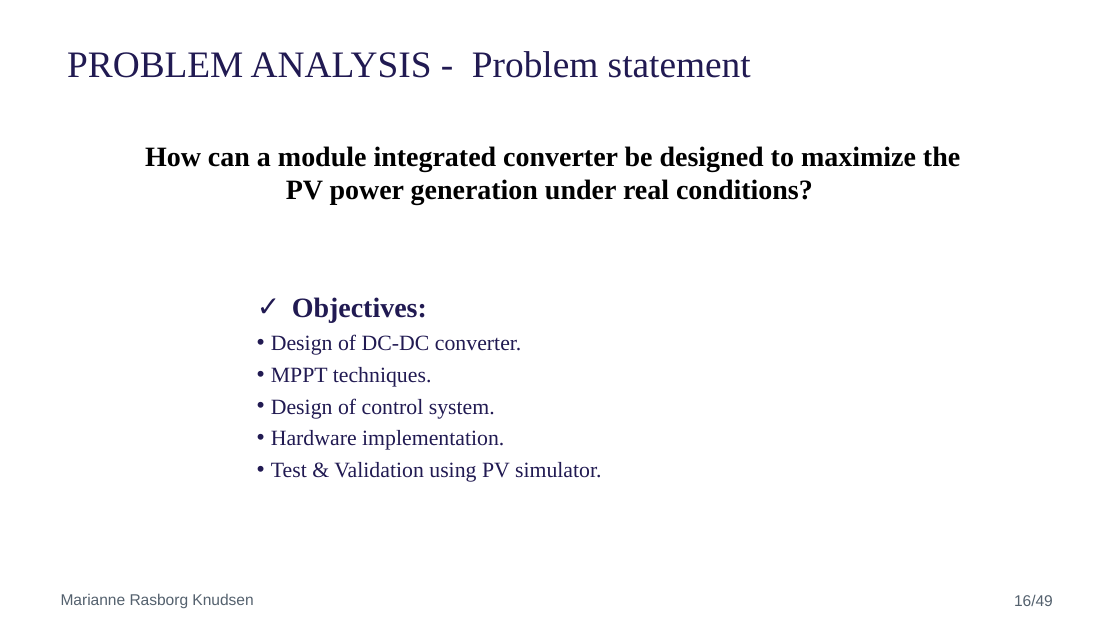
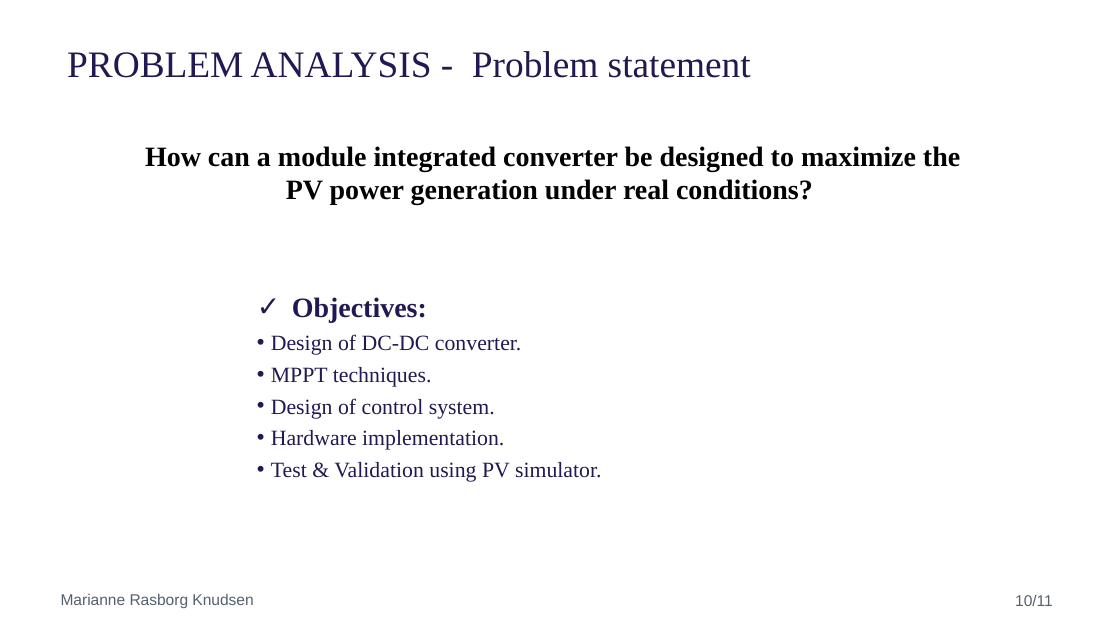
Before and after one commit to NicolaiFransen/Semester-Project-PED1, a slide deck: slide 16 of Reports/Presentation_P0_11_10.pptx. Drawn at 1120x630 pixels with LibreOffice and Linux fonts; fonts in the diff are those of the drawing; background and template pictures are left out. Boxes give left, top, right and bottom in pixels: in the first picture for what was removed or moved away, otherwise in the second. Text is boxed around its words. In the diff, an @@ line names an element or a change of style, - is before the commit and + after.

```diff
--- a/Reports/Presentation_P0_11_10.pptx
+++ b/Reports/Presentation_P0_11_10.pptx
@@ text at [1015, 595, 1053, 606]: text changed @@
-16/49
+10/11
```
Also in this commit, not shown: 7 other slides changed, 1 slide added.
